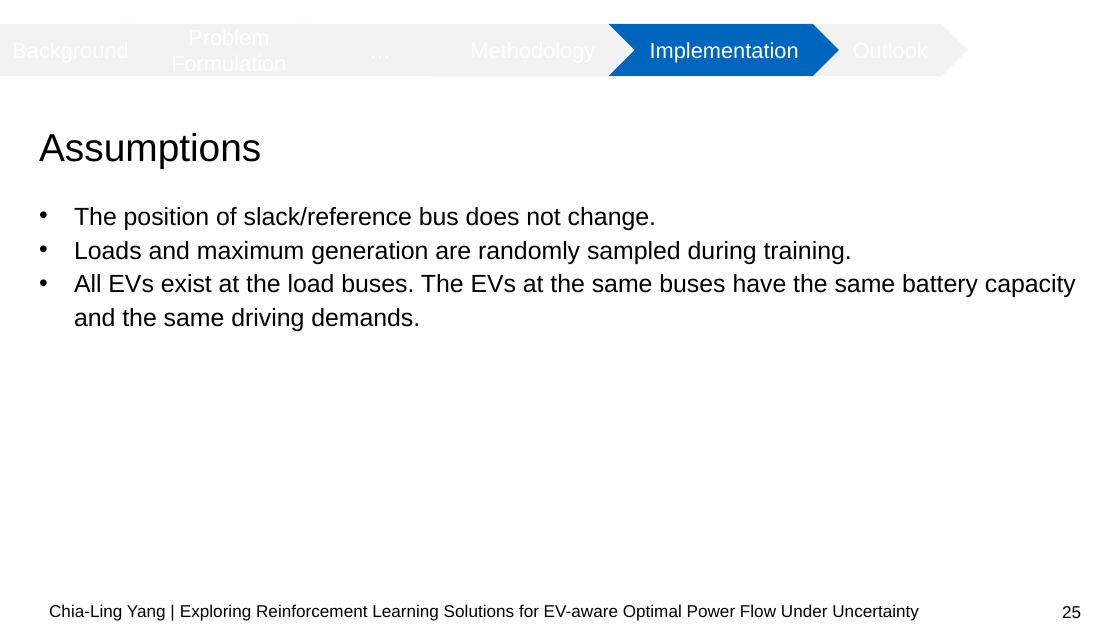
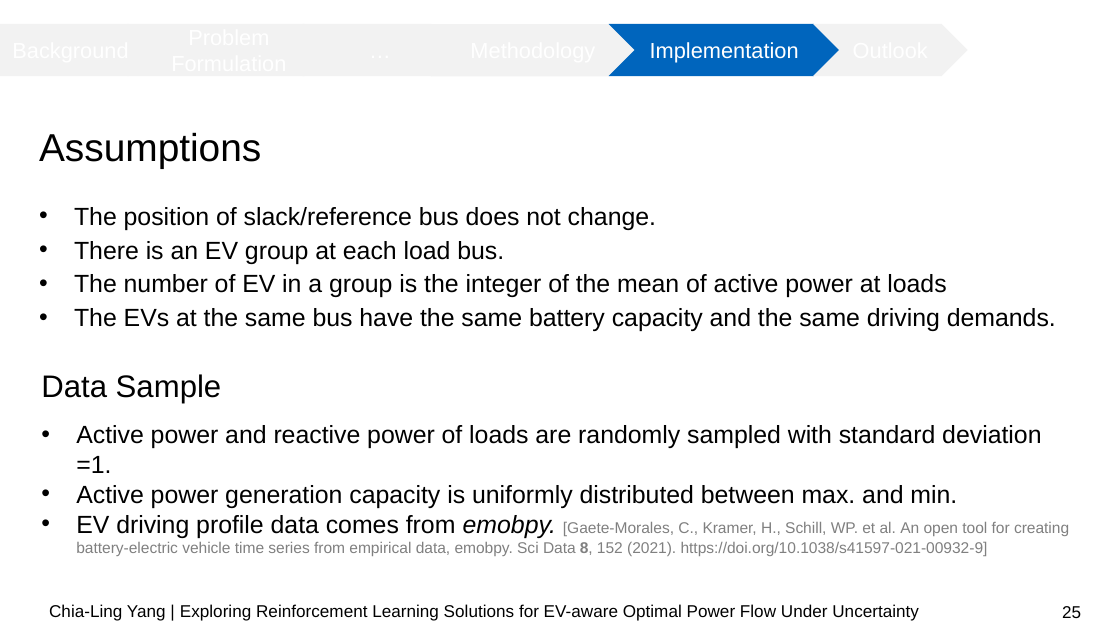
Before and after one commit to chialingyang7718/RL_OPF_EVaware, a slide deck: slide 25 of Mid-term Presentation.pptx. Drawn at 1120x630 pixels with LibreOffice and Linux fonts; fonts in the diff are those of the drawing; background and template pictures are left out. Boxes give left, top, right and bottom in pixels: in the first picture for what was removed or moved away, otherwise in the second. Text is boxed around its words. In the diff, an @@ line names an element or a change of style, - is before the commit and + after.

```diff
--- a/Mid-term Presentation.pptx
+++ b/Mid-term Presentation.pptx
@@ text at <box>74,241,1056,331</box>: text changed @@
-• Loads and maximum generation are randomly sampled during training.
-• All EVs exist at the load buses. The EVs at the same buses have the same battery capacity and the same driving demands.
+• There is an EV group at each load bus.
+• The number of EV in a group is the integer of the mean of active power at loads
+• The EVs at the same bus have the same battery capacity and the same driving demands.
@@ text added at <box>41,374,222,403</box>, 20 pt, text #000000 @@
+Data Sample
@@ text added at <box>76,425,1069,556</box>, 10 pt, text #808080 @@
+• Active power and reactive power of loads are randomly sampled with standard deviation =1.
+• Active power generation capacity is uniformly distributed between max. and min.
+• EV driving profile data comes from emobpy. [Gaete-Morales, C., Kramer, H., Schill, WP. et al. An open tool for creating battery-electric vehicle time series from empirical data, emobpy. Sci Data 8, 152 (2021). https://doi.org/10.1038/s41597-021-00932-9]
```
Also in this commit, not shown: 8 other slides changed.
